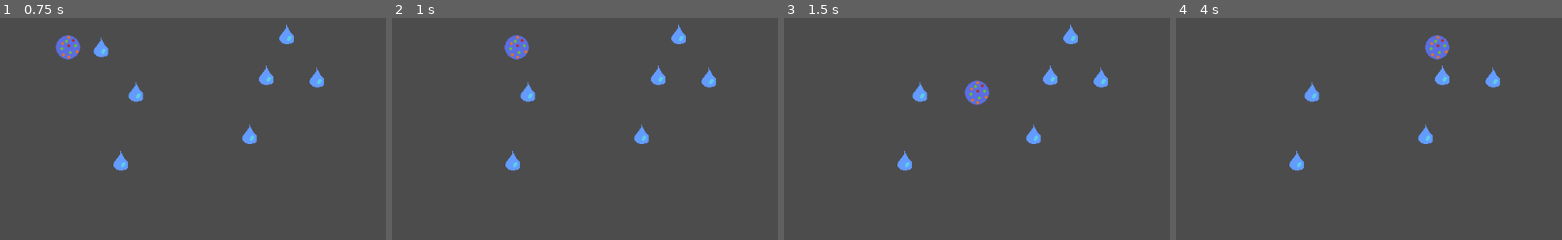
Above: before the commit, frames 1-4 (left to right).
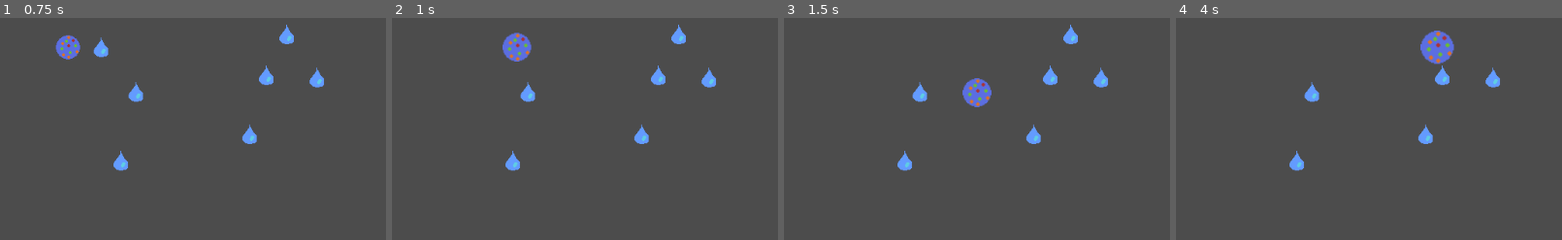
Above: after the commit, the same moments.

Repository: xwedea/froots
Game: Godot game, scene res://levels/Main.tscn
Two runs of this game, one before a commit and one after it. Both use one fixed random seed, a clock stepped at 60 frames per second and the inputs below.
Inputs:
- Up to frame 1 (0.75 s): tap Enter at 0.5 s; hold D (go_right) from 0.53 s (still down)
- Up to frame 2 (1 s): keep holding D (go_right)
- Up to frame 3 (1.5 s): release D (go_right) at 1.28 s; hold S (go_down) from 1.28 s (still down)
- Up to frame 4 (4 s): release S (go_down) at 2.03 s; hold D (go_right) 2.03-2.78 s; hold W (go_up) 2.78-3.53 s; hold A (go_left) from 3.53 s (still down)

Frame 1 is identical in both runs. In frame 2, 0.4% of the frame differs, in the area x 28-37%, y 6-20%; in frame 3, 0.4%; in frame 4, 0.7%, in the area x 63-73%, y 5-21%.

Commit message:
add scaling and weight limit

Diff:
--- a/characters/cell/Cell.gd
+++ b/characters/cell/Cell.gd
@@ -40,6 +40,13 @@
 
 
 func _on_InteractArea_area_entered(area):
+	var m_weight = area.weight
+
+	if(weight+m_weight > capacity):
+		return
+
 	area.queue_free()
 	inventory[area.type] += 1
-	weight += area.weight
+	weight += m_weight
+
+	scale += Vector2(m_weight/capacity, m_weight/capacity)
--- a/characters/cell/Cell.tscn
+++ b/characters/cell/Cell.tscn
@@ -18,6 +18,8 @@
 radius = 8.0
 
 [node name="Cell" type="KinematicBody2D"]
+z_index = 1
+collision_layer = 2
 script = ExtResource( 2 )
 
 [node name="BodyCollision" type="CollisionShape2D" parent="."]
@@ -27,6 +29,8 @@
 frames = SubResource( 2 )
 
 [node name="InteractArea" type="Area2D" parent="."]
+collision_layer = 4
+collision_mask = 8
 
 [node name="CollisionShape2D" type="CollisionShape2D" parent="InteractArea"]
 shape = SubResource( 3 )
--- a/materials/water/Water.tscn
+++ b/materials/water/Water.tscn
@@ -7,6 +7,7 @@
 radius = 12.0416
 
 [node name="Water" type="Area2D" groups=["materials", "water"]]
+collision_layer = 8
 script = ExtResource( 1 )
 
 [node name="Sprite" type="Sprite" parent="."]
--- a/project.godot
+++ b/project.godot
@@ -45,6 +45,13 @@
  ]
 }
 
+[layer_names]
+
+2d_physics/layer_2="cell_body"
+2d_physics/layer_3="cell_interact"
+2d_physics/layer_4="material"
+2d_physics/layer_5="enemy"
+
 [physics]
 
 common/enable_pause_aware_picking=true
